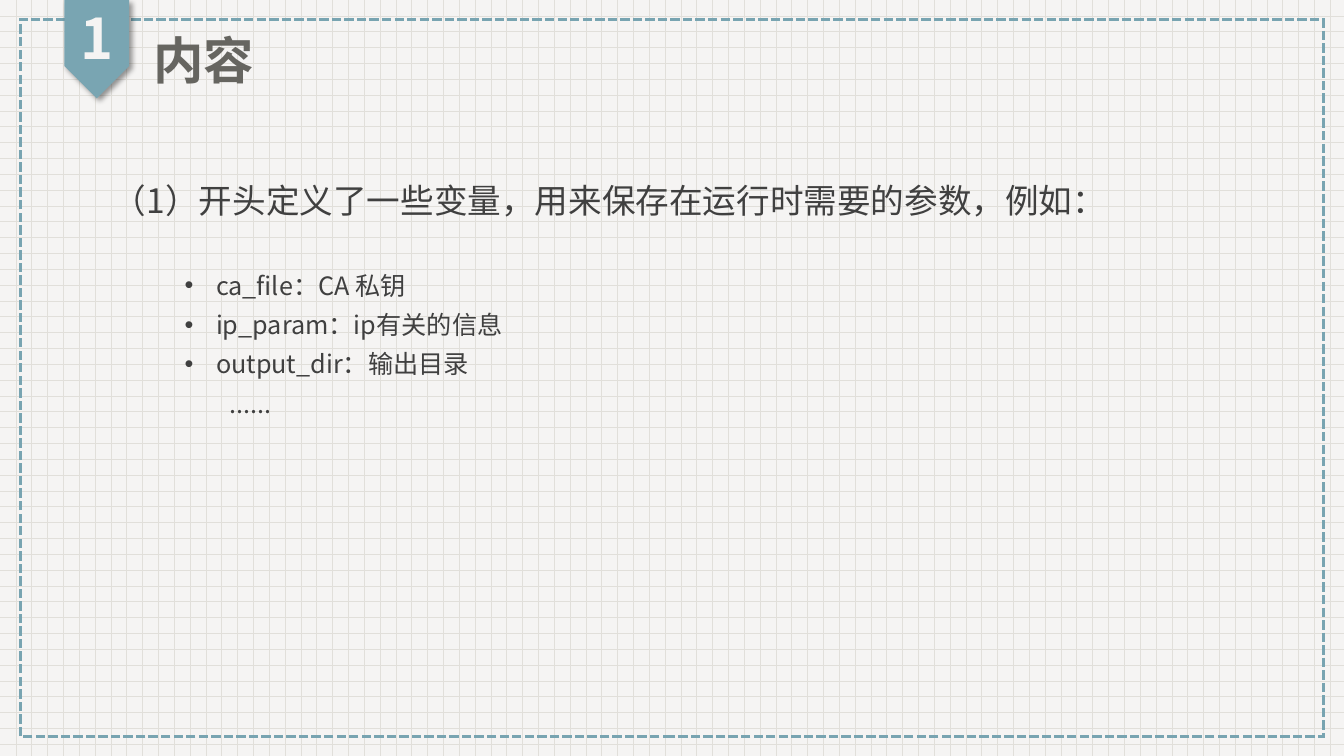
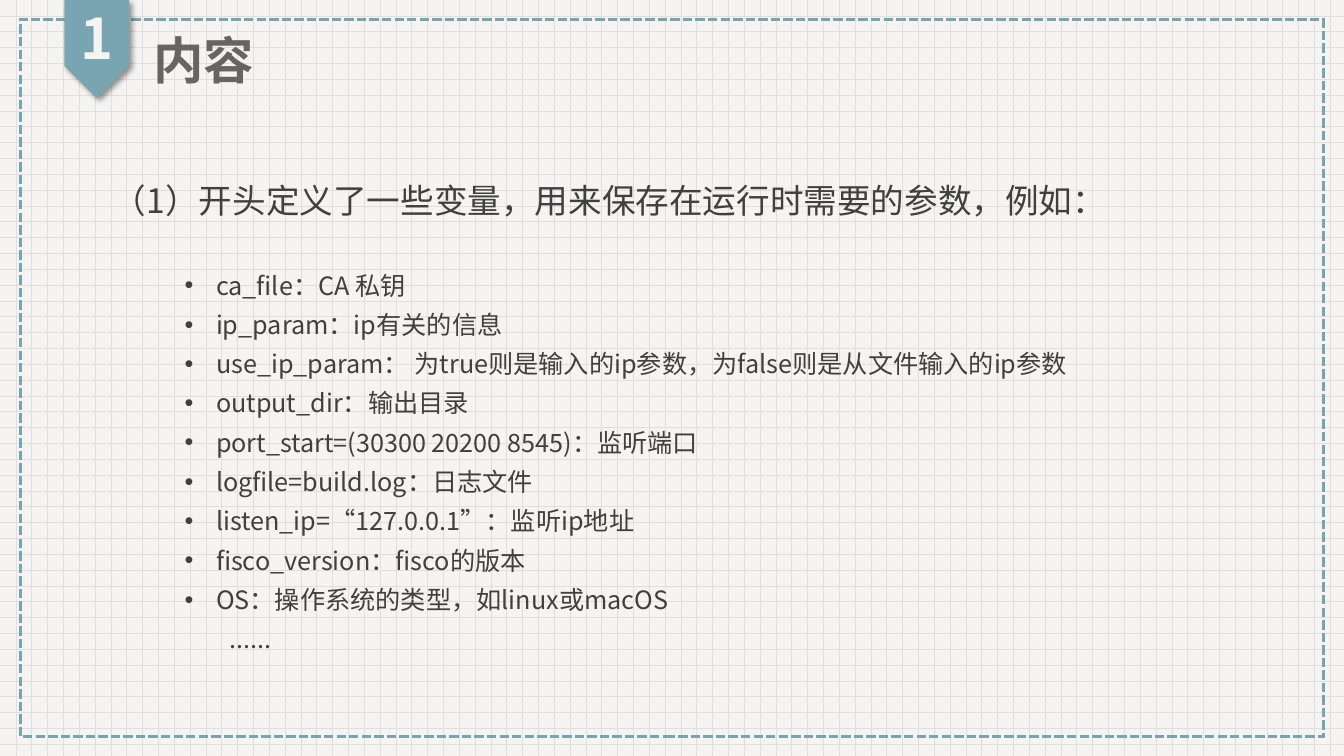
Before and after one commit to 2019-scut-practical-training-team/webank, a slide deck: slide 2 of day1/build_chain脚本解释.pptx. Drawn at 1344x756 pixels with LibreOffice and Linux fonts; fonts in the diff are those of the drawing. Boxes give left, top, right and bottom in pixels: in the first picture for what was removed or moved away, otherwise in the second. Text is boxed around its words. In the diff, an @@ line names an element or a change of style, - is before the commit and + after.

```diff
--- a/day1/build_chain脚本解释.pptx
+++ b/day1/build_chain脚本解释.pptx
@@ text at [216,352,1067,379]: paragraph added @@
+• use_ip_param： 为true则是输入的ip参数，为false则是从文件输入的ip参数
@@ text at [216,431,698,612]: paragraphs added @@
+• port_start=(30300 20200 8545)：监听端口
+• logfile=build.log：日志文件
+• listen_ip=“127.0.0.1”：监听ip地址
+• fisco_version：fisco的版本
+• OS：操作系统的类型，如linux或macOS
```
Also in this commit, not shown: 2 other slides changed.
